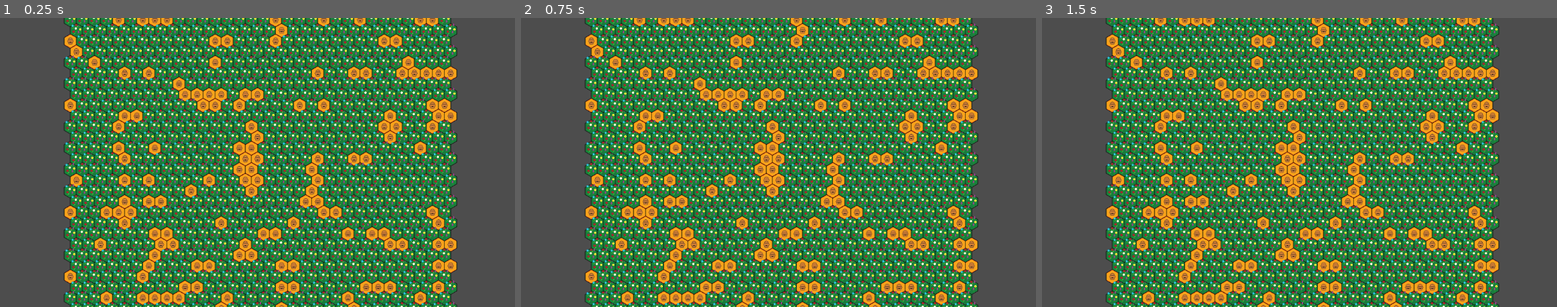
Above: before the commit, frames 1-3 (left to right).
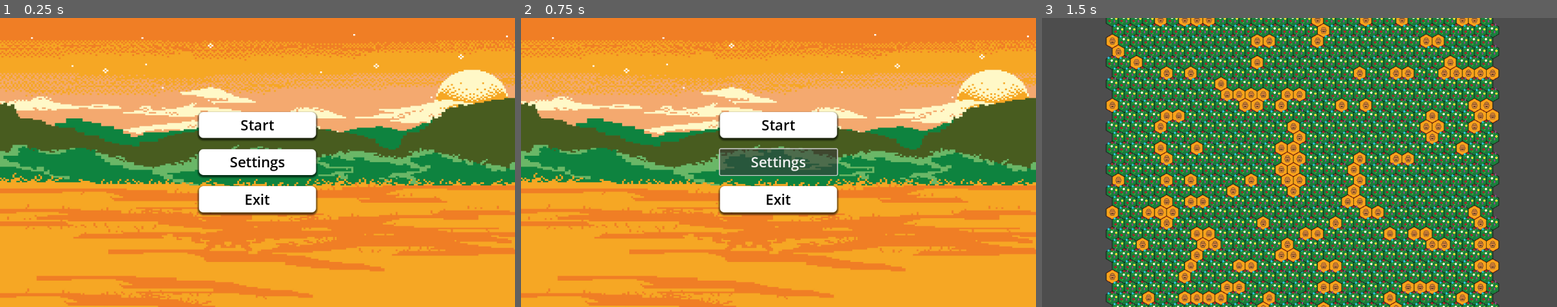
Above: after the commit, the same moments.

Repository: ARCsweden/GameJam2025Fall
Game: Godot game, scene res://Scenes/main_menu.tscn
Same seed, same stepped clock (60 frames per second), same inputs: the game is played once before the commit and once after it. Before the commit the project starts from res://Assets/World.tscn.
Inputs (mouse positions are in pixels of both pictures, inside the frame that each line leads up to):
- Up to frame 1 (0.25 s): no input
- Up to frame 2 (0.75 s): click (778, 162) at 0.5 s, where only the run after the commit has a clickable "Settings"
- Up to frame 3 (1.5 s): click (1299, 124) at 1.25 s, where only the run after the commit has a clickable "Start"

The runs differ from the first frame. In frame 1, 95% of the frame differs, in the area x 0-100%, y 0-100%; in frame 2, 95%; in frame 3, nothing differs.

Commit message:
Prettier background

Diff:
--- a/dancing-queen/Scenes/main_menu.tscn
+++ b/dancing-queen/Scenes/main_menu.tscn
@@ -1,4 +1,7 @@
-[gd_scene load_steps=2 format=3 uid="uid://dvhyd4graqtw2"]
+[gd_scene load_steps=4 format=3 uid="uid://dvhyd4graqtw2"]
+
+[ext_resource type="Script" uid="uid://ub53ovom1hfn" path="res://Scripts/main_menu.gd" id="1_28flt"]
+[ext_resource type="Texture2D" uid="uid://bnodgpnyxovs6" path="res://Assets/Art/start_background.jpg" id="2_48xlc"]
 
 [sub_resource type="StyleBoxFlat" id="StyleBoxFlat_rhts7"]
 bg_color = Color(1, 1, 1, 1)
@@ -16,6 +19,12 @@
 anchor_bottom = 1.0
 grow_horizontal = 2
 grow_vertical = 2
+script = ExtResource("1_28flt")
+
+[node name="CanvasLayer" type="Sprite2D" parent="."]
+position = Vector2(576, 316.00003)
+scale = Vector2(0.412, 0.35)
+texture = ExtResource("2_48xlc")
 
 [node name="VBoxContainer" type="VBoxContainer" parent="."]
 texture_filter = 1
@@ -35,6 +44,7 @@
 theme_override_constants/separation = 25
 
 [node name="Start" type="Button" parent="VBoxContainer"]
+unique_name_in_owner = true
 layout_mode = 2
 size_flags_vertical = 3
 theme_override_colors/font_color = Color(0, 0, 0, 1)
@@ -43,6 +53,7 @@
 text = "Start"
 
 [node name="Settings" type="Button" parent="VBoxContainer"]
+unique_name_in_owner = true
 layout_mode = 2
 size_flags_vertical = 3
 theme_override_colors/font_color = Color(0, 0, 0, 1)
@@ -51,9 +62,14 @@
 text = "Settings"
 
 [node name="Exit" type="Button" parent="VBoxContainer"]
+unique_name_in_owner = true
 layout_mode = 2
 size_flags_vertical = 3
 theme_override_colors/font_color = Color(0, 0, 0, 1)
 theme_override_font_sizes/font_size = 32
 theme_override_styles/normal = SubResource("StyleBoxFlat_rhts7")
 text = "Exit"
+
+[connection signal="button_down" from="VBoxContainer/Start" to="." method="_on_start_button_down"]
+[connection signal="button_down" from="VBoxContainer/Settings" to="." method="_on_settings_button_down"]
+[connection signal="button_down" from="VBoxContainer/Exit" to="." method="_on_exit_button_down"]
--- /dev/null
+++ b/dancing-queen/Scripts/main_menu.gd
@@ -0,0 +1,13 @@
+extends Control
+
+
+func _on_start_button_down() -> void:
+	get_tree().change_scene_to_file("res://Assets/World.tscn")
+
+
+func _on_settings_button_down() -> void:
+	pass # Replace with function body.
+
+
+func _on_exit_button_down() -> void:
+	get_tree().quit()
--- a/dancing-queen/project.godot
+++ b/dancing-queen/project.godot
@@ -11,7 +11,7 @@
 [application]
 
 config/name="DancingQueen"
-run/main_scene="uid://cmo44rk3t4wbk"
+run/main_scene="uid://dvhyd4graqtw2"
 config/features=PackedStringArray("4.5", "GL Compatibility")
 config/icon="res://icon.svg"
 
Binary file changed: dancing-queen/Assets/Art/aesprite/unexplored_tile.aseprite
Not shown, added: dancing-queen/Assets/Art/png/enemy_tile.png.import
Binary file added: dancing-queen/Assets/Art/png/flag_tile.png
Not shown, added: dancing-queen/Assets/Art/png/flag_tile.png.import
Not shown, added: dancing-queen/Assets/Art/png/flower_tile.png.import
Not shown, added: dancing-queen/Assets/Art/png/grass_tile.png.import
Not shown, added: dancing-queen/Assets/Art/png/home_tile_medium_hive.png.import
Not shown, added: dancing-queen/Assets/Art/png/home_tile_small_hive.png.import
Not shown, added: dancing-queen/Assets/Art/png/unexplored_tile.png.import
Binary file added: dancing-queen/Assets/Art/start_background.jpg
Not shown, added: dancing-queen/Assets/Art/start_background.jpg.import
Binary file changed: dancing-queen/Assets/Tiles/Tiles.png
(and 2 more such lines)
